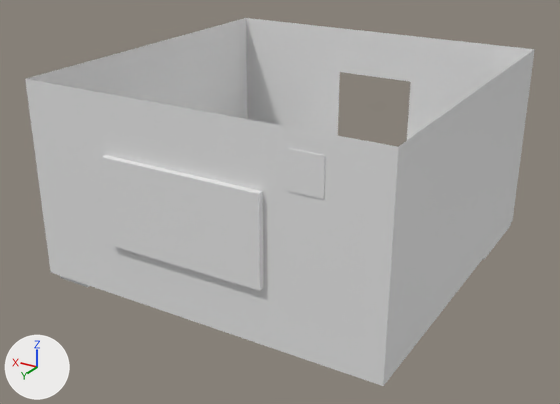
An edit to the Blender file Assests/Blender/Detective Office.blend, drawn before and after from the same camera.
Camera for both pictures: a 50 mm lens placed at (-5.11, 9.02, 5.14), pointed at (0.11, 0.32, 0.79). Lighting does not change. The marker at lower left points along +X, +Y and +Z.

The older version as bpy lines, for what is in view:
```python
me_cube_010 = bpy.data.meshes.new('Cube.010')
me_cube_010.from_pydata(...)  # a box spanning x -1.0..1.0, y -1.0..1.0, z -1.0..1.0
me_cube_014 = bpy.data.meshes.new('Cube.014')
me_cube_014.from_pydata(...)  # a box spanning x -1.0..1.0, y -1.0..1.0, z -1.0..1.0
me_plane_002 = bpy.data.meshes.new('Plane.002')
me_plane_002.from_pydata(...)  # 12 vertices, 6 faces; spans x -2.5..2.5, y -2.5..2.5, z 0.0..2.73
ob_clock = bpy.data.objects.new('Clock', me_cube_014)
ob_clock.location = (-1.51, 2.45, 2.26)
ob_clock.rotation_euler = (0.0, 0.0, 1.571)  # degrees (0, 0, 90)
ob_clock.scale = (0.0647, 0.213, 0.236)
ob_walls = bpy.data.objects.new('Walls', me_plane_002)
ob_walls.location = (0.0, 0.0, 0.0)
ob_window = bpy.data.objects.new('Window', me_cube_010)
ob_window.location = (0.13, 2.49, 1.36)
ob_window.scale = (1.12, 0.0905, 0.59)
```
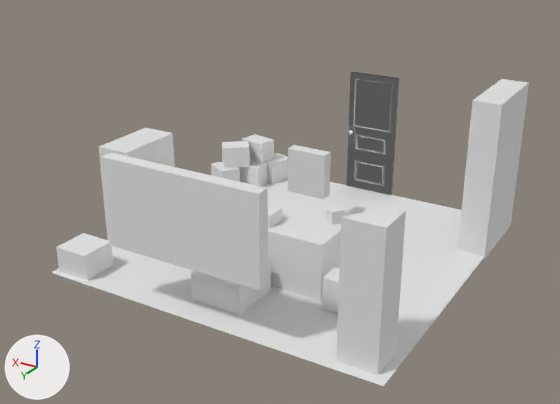
Where the newer file only moved an object's origin or applied its transform, the numbers keep the older frame.

What the commit changed:
Material 'Door' (mat_door) is new.
Its base color is (0.8, 0.8, 0.8) (white #e7e7e7).
Material 'DoorKnob' (mat_doorknob) is new.
Its base color is (0.8, 0.8, 0.8) (white #e7e7e7).
Mesh me_cube_019 is new.
It has 1120 vertices, 1102 faces and spans x 0.0..0.85, y -0.02..0.09, z -1.01..1.01.
It uses material mat_door (white #e7e7e7).
Mesh me_cube_001 is new.
It has 408 vertices, 419 faces and spans x 0.0..0.85, y -0.02..0.09, z -1.01..1.01.
Faces by material slot: [83, 336].
It uses material mat_door (white #e7e7e7).
It uses material mat_doorknob (white #e7e7e7).
Object 'Walls' (ob_walls) is now hidden.
Object 'Door-HighPoly' (ob_door_highpoly) is new; it shows me_cube_019.
Its location is (-0.42, -2.51, 1.01).
Object 'Door-LowPoly' (ob_door_lowpoly) is new; it shows me_cube_001.
Its location is (-0.42, -2.51, 1.01).

Where the change shows, as pixel boxes [x1, y1, x2, y2] in the pictures (560 x 404 px):
'Walls', hidden: before [25, 18, 535, 386]
'Door-LowPoly', added: after [346, 72, 399, 195]
    faces in mat_door (white #e7e7e7): [346, 72, 399, 195]
'Door-HighPoly', added: after [349, 127, 355, 142]
'Floor', unchanged, uncovered by the edit: after [51, 178, 512, 386]
'CoatHanger', unchanged, uncovered by the edit: after [336, 201, 406, 375]
'BookShelf', unchanged, uncovered by the edit: before [483, 223, 511, 259]; after [458, 79, 529, 259]
'Desk', unchanged, uncovered by the edit: after [268, 199, 341, 301]
